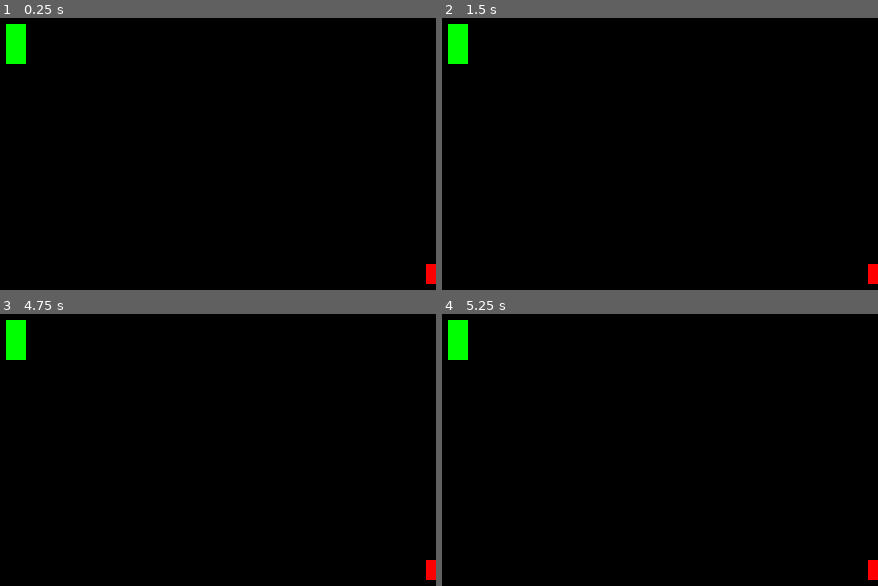
Above: before the commit, frames 1-4 (two rows, left to right).
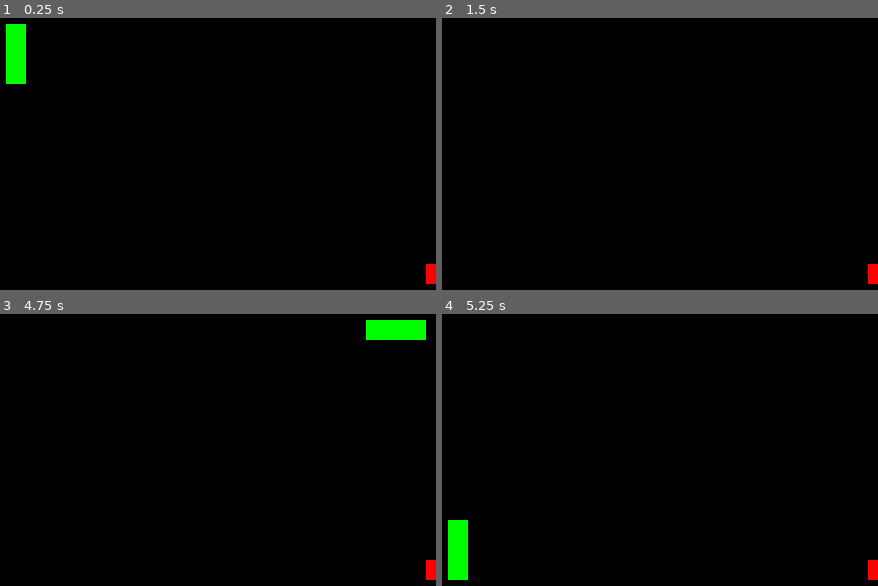
Above: after the commit, the same moments.

Repository: lafferjm/snake_godot
Game: Godot game, scene res://scenes/game_scene.tscn
The game is run twice, just before and just after one commit, with the same random seed, the same clock (stepped at 60 frames per second) and the same inputs.
Inputs:
- Up to frame 1 (0.25 s): no input
- Up to frame 2 (1.5 s): tap Enter at 0.5 s; hold Right (move_right) 0.53-1.28 s; tap Space at 1.25 s; hold Down (move_down) from 1.28 s (still down)
- Up to frame 3 (4.75 s): tap Enter at 2, 3.5 s; release Down (move_down) at 2.03 s; hold Right (move_right) 2.03-2.78 s; tap Space at 2.75, 4.25 s; hold Up (move_up) 2.78-3.53 s; hold Left (move_left) from 3.53 s (still down)
- Up to frame 4 (5.25 s): release Left (move_left) at 5.03 s; hold Down (move_down) from 5.03 s (still down)

The runs differ from the first frame. In frame 1, 0.3% of the frame differs, in the area x 1-6%, y 16-25%; in frame 2, 0.7%; in frame 3, 1.7%, in the area x 1-98%, y 2-17%; in frame 4, 1.7%.

Commit message:
move the snake

Diff:
--- a/project.godot
+++ b/project.godot
@@ -13,6 +13,7 @@
 config/name="Snake"
 run/main_scene="res://scenes/game_scene.tscn"
 config/features=PackedStringArray("4.2", "Mobile")
+run/max_fps=30
 config/icon="res://icon.svg"
 
 [display]
--- a/scripts/snake_head.gd
+++ b/scripts/snake_head.gd
@@ -3,6 +3,8 @@
 @export var snake_body_scene: PackedScene;
 
 var body_segments = [];
+var x_direction = 0;
+var y_direction = 0;
 
 # Called when the node enters the scene tree for the first time.
 func _ready():
@@ -12,8 +14,12 @@
 
 	for i in 2:
 		var body_segment = snake_body_scene.instantiate();
-		# The position is relative to the parent not the entire room
-		body_segment.position.y = i * 20;
+
+		body_segment.position.x = position.x;
+		body_segment.position.y = position.y + (i * 20) + 20;
+
+		body_segment.top_level = true;
+
 		add_child(body_segment);
 		body_segments.append(body_segment);
 
@@ -21,4 +27,28 @@
 
 # Called every frame. 'delta' is the elapsed time since the previous frame.
 func _process(delta):
-	pass
+	if Input.is_action_just_pressed("move_right"):
+		x_direction = 20;
+		y_direction = 0;
+
+	if Input.is_action_just_pressed("move_left"):
+		x_direction = -20;
+		y_direction = 0;
+
+	if Input.is_action_just_pressed("move_up"):
+		x_direction = 0;
+		y_direction = -20;
+
+	if Input.is_action_just_pressed("move_down"):
+		x_direction = 0;
+		y_direction = 20;
+
+	if (x_direction != 0 || y_direction != 0):
+		var tail = body_segments.pop_back();
+		tail.position.x = position.x;
+		tail.position.y = position.y;
+
+		body_segments.push_front(tail);
+
+	position.x += x_direction;
+	position.y += y_direction;
